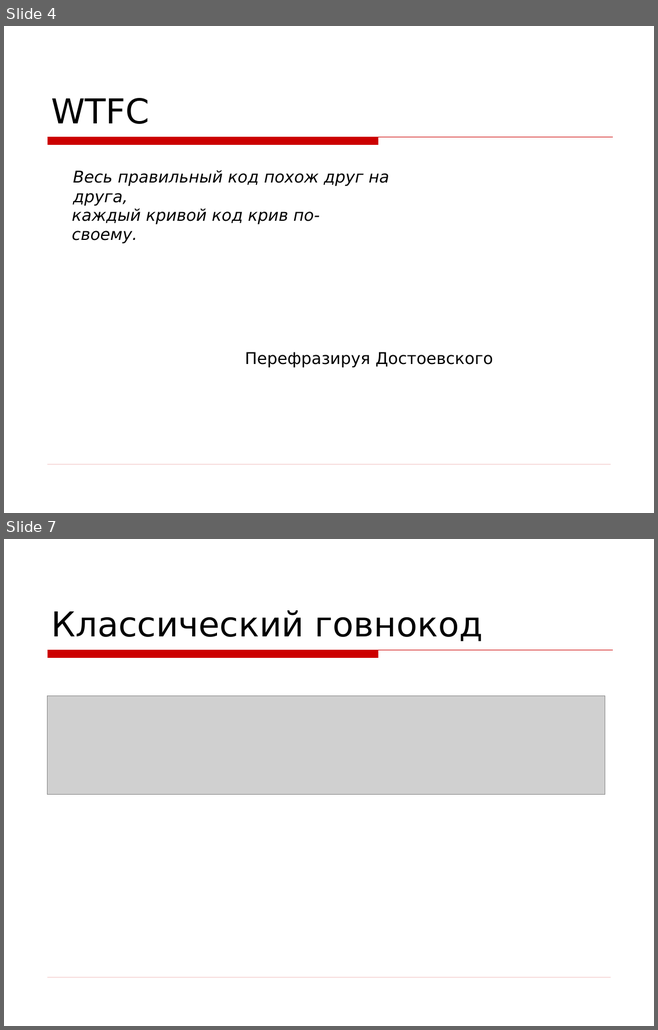
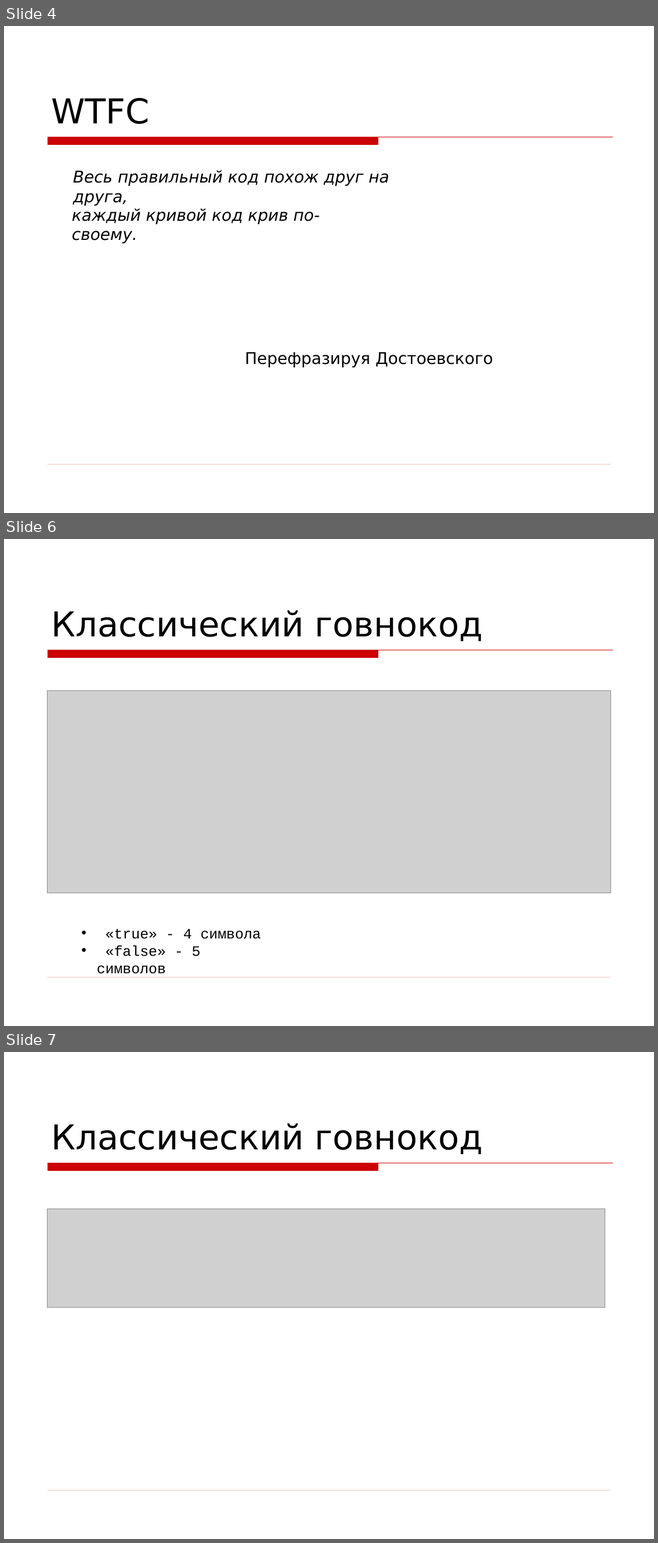
Before and after one commit to asolntsev/presentations, a slide deck: wtf-code/WTF_code.devclub.ru.ppt. Shown one above the other, each under a label of ours: slides 4 and 7 before the commit, slides 4, 6 and 7 after it; the slides between them are not shown. The pictures are 658x1030 and 658x1543 pixels, drawn with LibreOffice and Linux fonts; fonts in the diff are those of the drawing; grey boxes stand for pictures; background and template pictures are left out. Boxes give left, top, right and bottom in pixels: in the first picture for what was removed or moved away, otherwise in the second. Text is boxed around its words. In the diff, an @@ line names an element or a change of style, - is before the commit and + after.

```diff
--- a/wtf-code/WTF_code.devclub.ru.ppt
+++ b/wtf-code/WTF_code.devclub.ru.ppt
@@ slide 6 added at box(4, 539, 654, 1026), background picture (left out); not listed: 2 template elements that a slide beside it also shows @@
@@ title added at box(51, 610, 482, 642), 38 pt, text #000000 @@
+Классический говнокод
@@ picture added at box(48, 690, 611, 893) @@
@@ text added at box(97, 929, 261, 974), 16 pt, text #000000 @@
+• «true» - 4 символа
+• «false» - 5 символов
```
Also in this commit, not shown: 13 slides changed, 4 other slides added, 2 slides removed.
